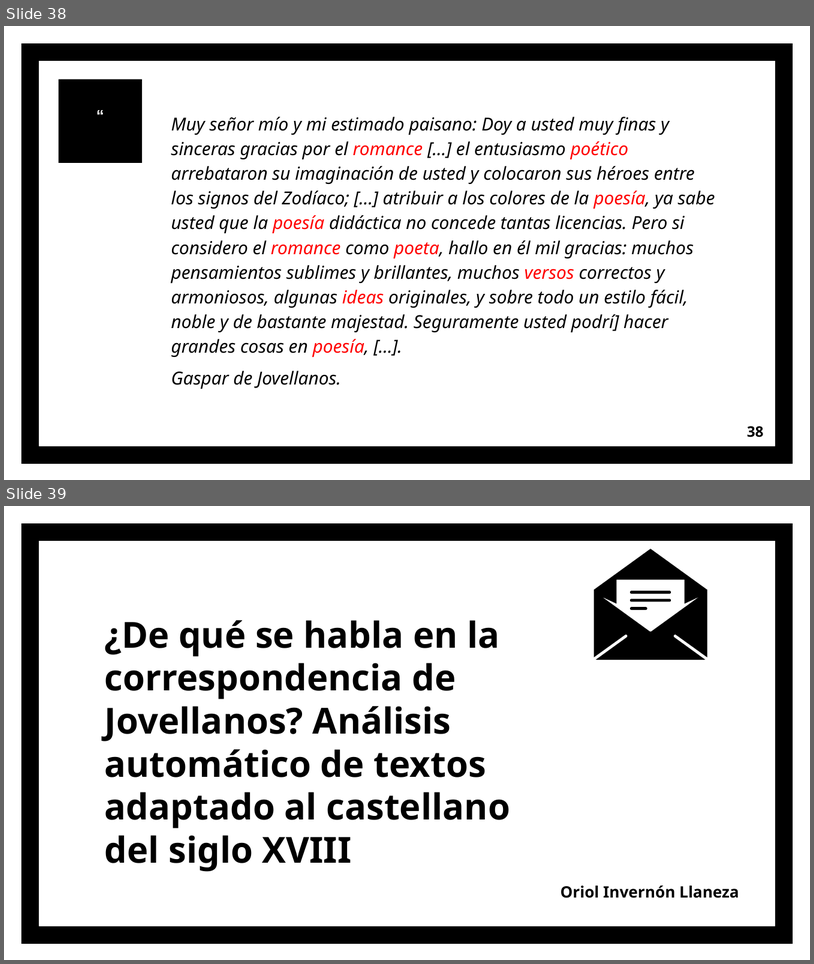
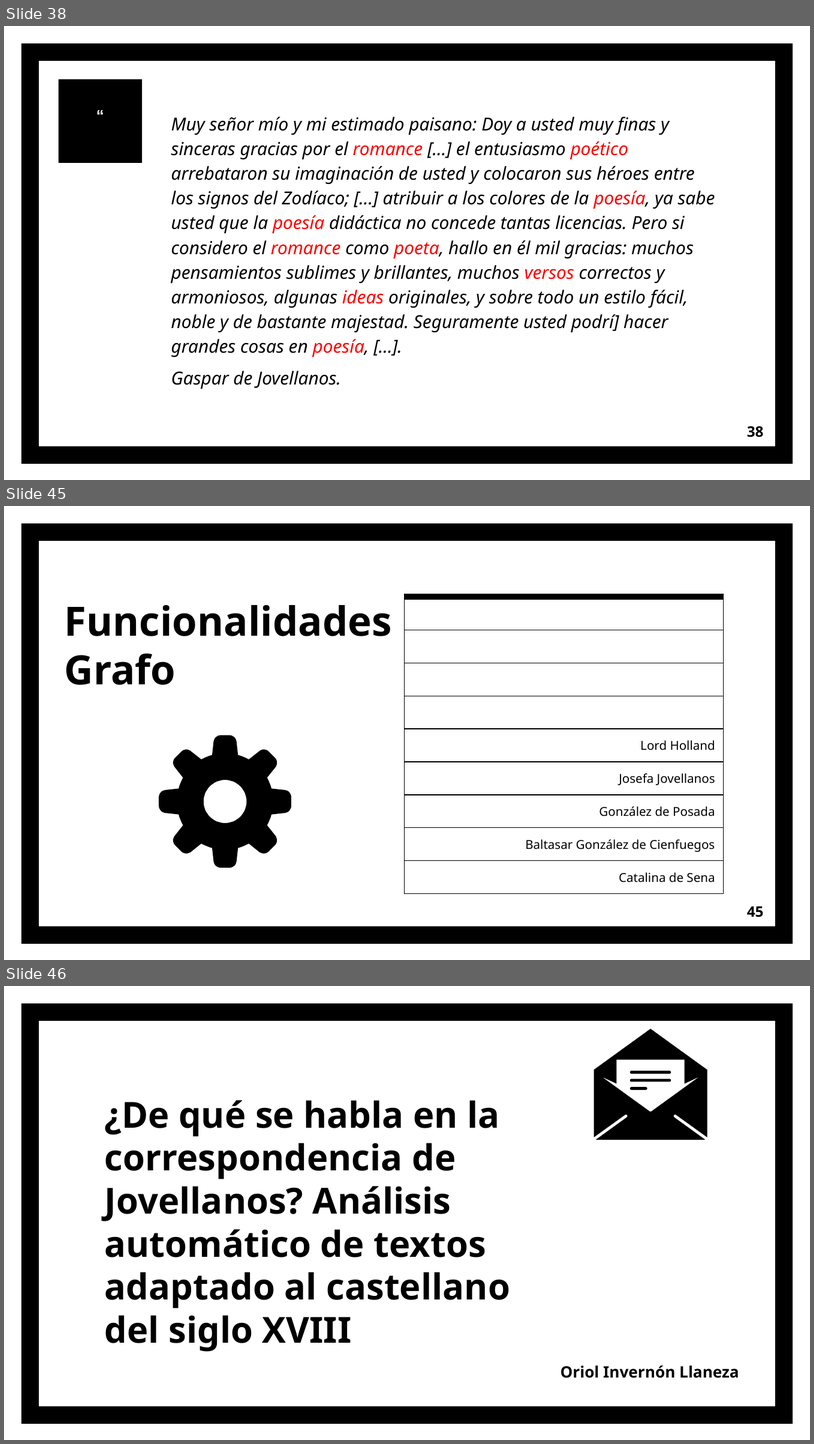
Before and after one commit to OriolInvernonLlaneza/Practicas-TFG, a slide deck: ppt/Jovellanos.pptx. Shown one above the other, each under a label of ours: slides 38 and 39 before the commit, slides 38, 45 and 46 after it; the slides between them are not shown. The pictures are 814x964 and 814x1444 pixels, drawn with LibreOffice and Linux fonts; fonts in the diff are those of the drawing. Boxes give left, top, right and bottom in pixels: in the first picture for what was removed or moved away, otherwise in the second. Text is boxed around its words. In the diff, an @@ line names an element or a change of style, - is before the commit and + after.

```diff
--- a/ppt/Jovellanos.pptx
+++ b/ppt/Jovellanos.pptx
@@ slide 45 added at bbox=[4, 506, 810, 960], background #FFFFFF; not listed: 1 template element that a slide beside it also shows @@
@@ title added at bbox=[65, 605, 392, 685], 36 pt, text #000000, bold @@
+Funcionalidades Grafo
@@ table added at bbox=[405, 597, 724, 894], 9 rows, 1 columns @@
+
+
+
+
+Lord Holland
+Josefa Jovellanos
+González de Posada
+Baltasar González de Cienfuegos
+Catalina de Sena
@@ freeform shape added at bbox=[159, 735, 291, 867], fill #000000 @@
@@ page number added at bbox=[747, 906, 764, 917], 13 pt, text #000000, bold @@
+45
@@ what was slide 39 is now slide 46 @@
```
Also in this commit, not shown: 4 slides changed, 6 other slides added, 2 other files.
